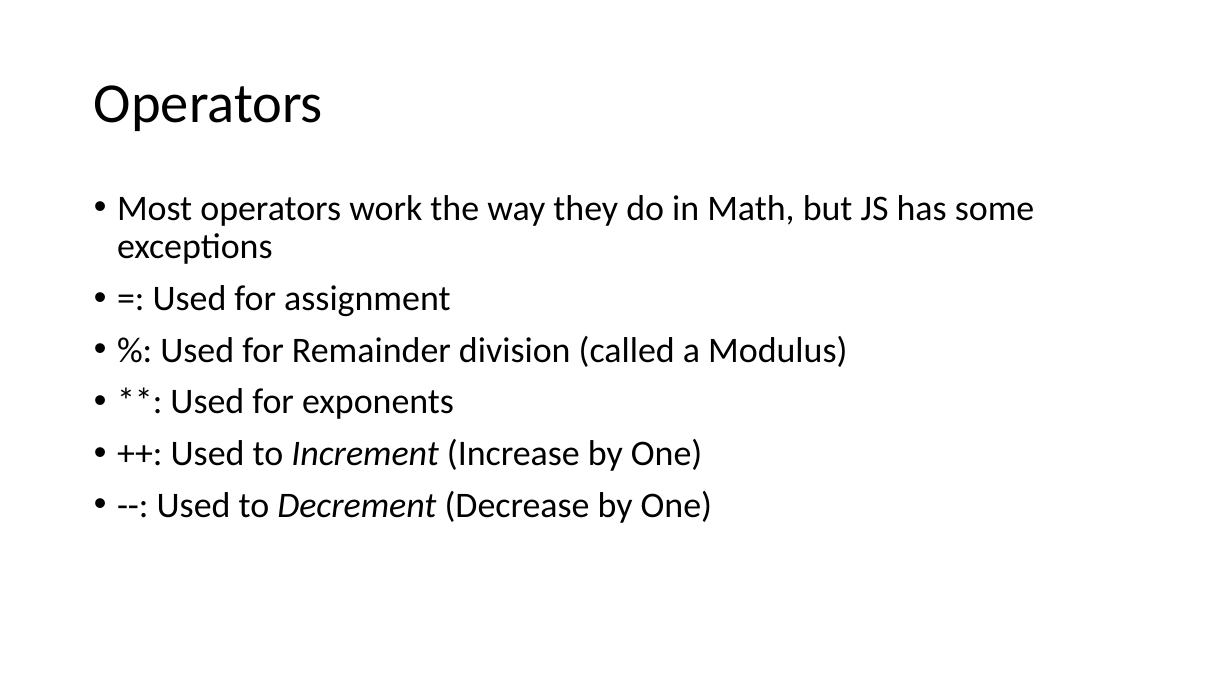
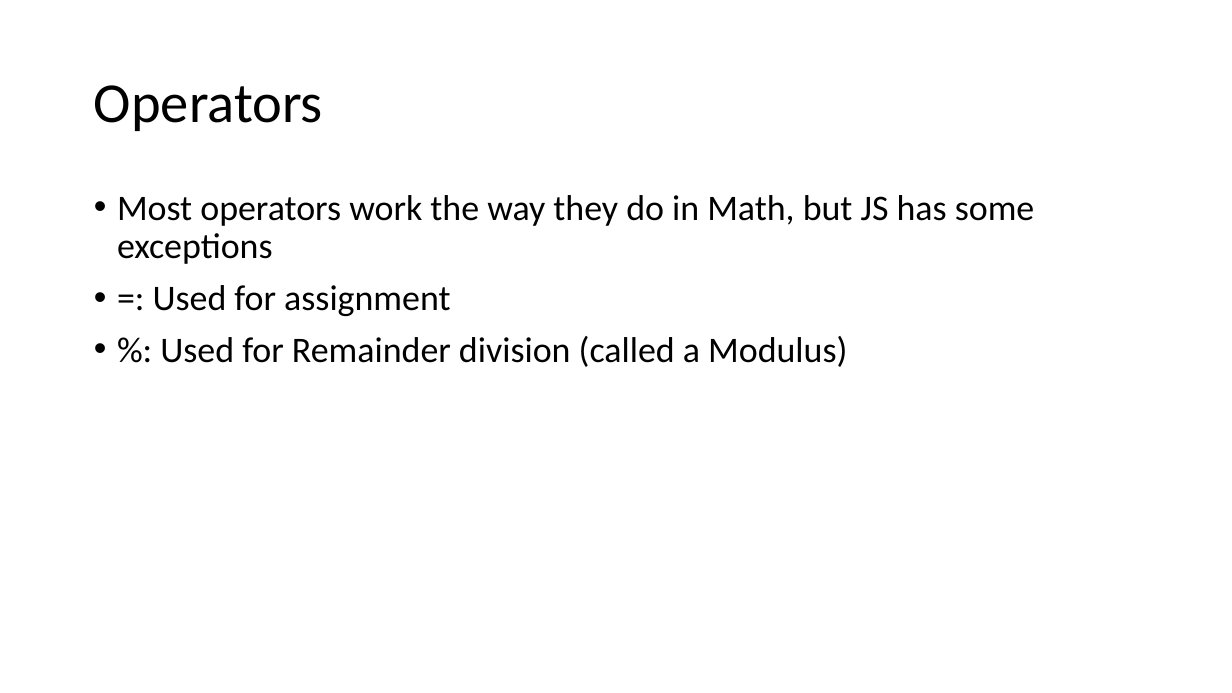
Before and after one commit to YWCANWIL-TechLab/module2-exercises-YaminahAlanis, a slide deck: slide 9 of slides/Module 2 - Variables, Operators, and Assignment.pptx (slide 6 before the commit). Drawn at 1232x693 pixels with LibreOffice and Linux fonts; fonts in the diff are those of the drawing. Boxes give left, top, right and bottom in pixels: in the first picture for what was removed or moved away, otherwise in the second. Text is boxed around its words. In the diff, an @@ line names an element or a change of style, - is before the commit and + after.

```diff
--- a/slides/Module 2 - Variables, Operators, and Assignment.pptx
+++ b/slides/Module 2 - Variables, Operators, and Assignment.pptx
@@ text at (157,388,712,523): paragraphs removed @@
-• **: Used for exponents
-• ++: Used to Increment (Increase by One)
-• --: Used to Decrement (Decrease by One)
```
Also in this commit, not shown: 17 other slides changed, 12 slides added, 2 other files.
